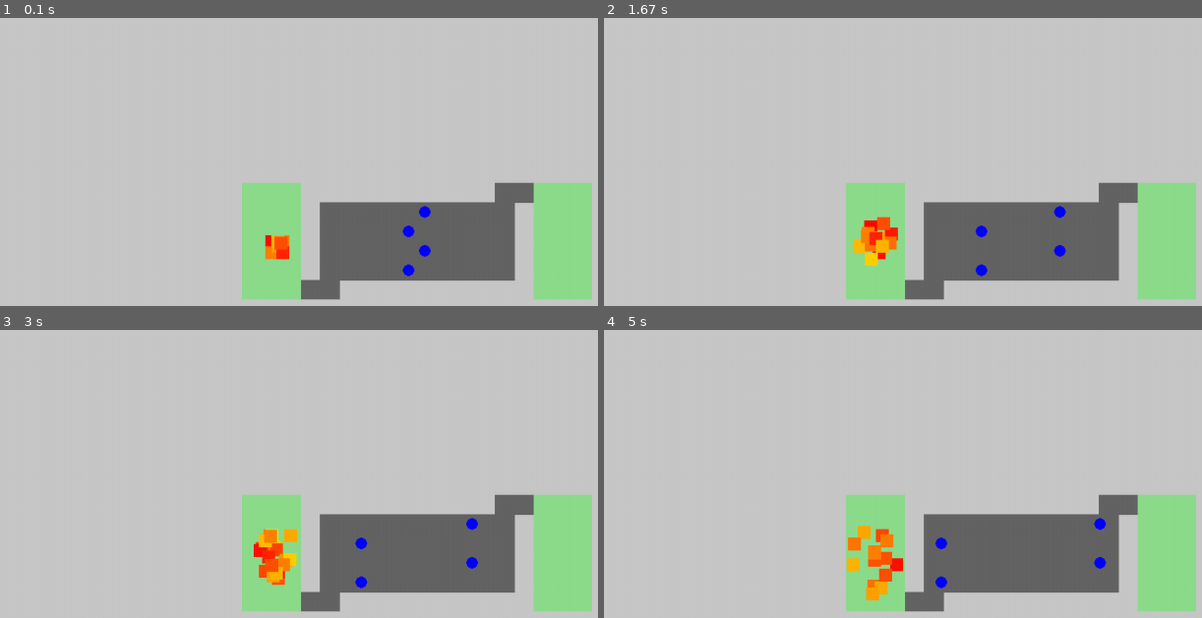
Above: before the commit, frames 1-4 (two rows, left to right).
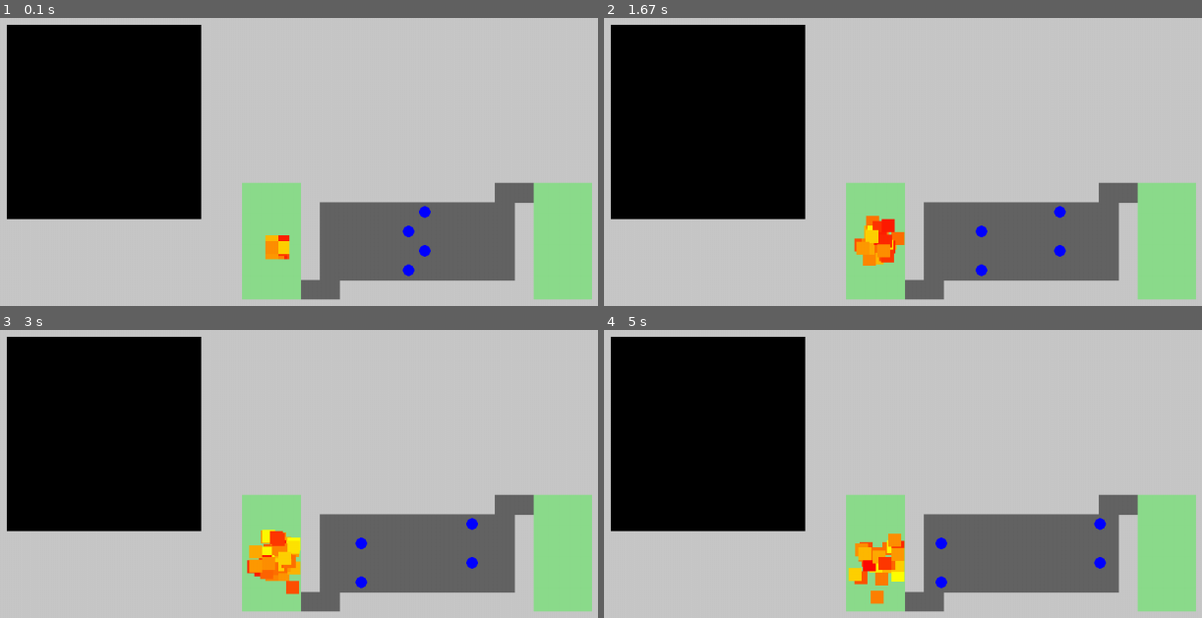
Above: after the commit, the same moments.

Repository: carolineap/hardest-pygame-ever
Game: pygame game, started from simulation.py
The game is run twice, just before and just after one commit, with the same random seed, the same clock (stepped at 60 frames per second) and the same inputs.
Inputs:
- Up to frame 1 (0.1 s): no input
- Up to frame 2 (1.67 s): no input
- Up to frame 3 (3 s): no input
- Up to frame 4 (5 s): no input

The runs differ from the first frame. In frame 1, 22% of the frame differs, in the area x 1-49%, y 2-84%; in frame 2, 23%; in frame 3, 23%; in frame 4, 24%, in the area x 1-51%, y 2-96%.

Commit message:
Added poison

Diff:
--- a/genetic_algorithm/ga.py
+++ b/genetic_algorithm/ga.py
@@ -7,11 +7,12 @@
         self.state = state
         self.best_position = 1000
         self.action_best_position = -1
+        self.poison = 0
         self.win = False
 
     def fitness(self):
-        return (1*self.best_position)+self.action_best_position #menor dist para o goal com o menor numero de acoes
-
+        return self.poison + (1*self.best_position) + self.action_best_position #menor dist para o goal com o menor numero de acoes
+#
 def crossover(s1, s2, point):
     return s1[:point] + s2[point:], s2[:point] + s1[point:]
 
@@ -45,5 +46,6 @@
         state = []
         while len(state) < n_state:
             state.extend([random.choice(list(Actions))]*random.randint(1, d)) #repeat an action at most d times
+            # state.extend([[i] * 5 for i in list(Actions)] * random.randint(1, d))  # repeat an action at most d times
         population.append(Individual(state[:n_state]))
     return population
--- a/simulation.py
+++ b/simulation.py
@@ -3,9 +3,10 @@
 import random
 
 def simulate_game():
-	population_size = 50
+	population_size = 100
 	max_iterations = 2000
 	best = None
+	worst = None
 	state_size = 15 #aumenta o tamanho do cromossomo gradativamente, cinco estados a cada cinco gerações
 	i = 0
 	j = 0
@@ -28,12 +29,16 @@
 			population[i].win = results[i][0]
 			population[i].best_position = results[i][1]
 			population[i].action_best_position = results[i][2]
+			population[i].poison = results[i][3]
 
 			if population[i].win:
 				print("Alguém venceu!!!")
 
-			if not best or best.fitness() > population[i].fitness():
+			if not best or population[i].fitness() < best.fitness():
 				best = population[i]
+
+			if not worst or population[i].fitness() > worst.fitness():
+				worst = population[i]
 
 		new_population = []
 
--- a/src/AppSimulation.py
+++ b/src/AppSimulation.py
@@ -37,12 +37,14 @@
             pygame.mixer.music.play(-1)
             pygame.mixer.music.set_volume(0.5)
 
+            self.mean_graph_surface = pygame.Surface((300, 300))
+
     def run(self, actions, n):
         self.restart()
 
         results = []
         for i in range(len(self.players)):
-            results.append([False, 1000, -1])
+            results.append([False, 1000, -1, 0])
 
         for i in range(n):
 
@@ -60,6 +62,7 @@
                     self.input_loop(actions[j][i])
 
                     results[j][0] = self.exec_loop(s_dt, j) #win
+                    results[j][3] = self.level_one.poison_player(self.players[j])
 
                     if results[j][1] > self.level_one.distance(self.players[j]):
                         results[j][1] = self.level_one.distance(self.players[j]) #get value and action for best position (closest to the goal)
@@ -119,6 +122,10 @@
         for enemy in self.enemies:
             enemy.draw_enemy(self.level_one.surface)
 
-        self.main_screen.update_screen(self.level_one)
+        self.main_screen.update_screen(self.level_one, self.mean_graph_surface)
 
         pygame.display.update()
+
+    def update_mean_graph(self, fig_mean_file):
+        mean_graph = pygame.image.load(fig_mean_file)
+        self.mean_graph_surface.blit(mean_graph, (0, 0))
--- a/src/LevelOne.py
+++ b/src/LevelOne.py
@@ -145,9 +145,19 @@
         #
         # return False
 
+    def poison_player(self, player):
+        if self.init_area.contains(player.get_rect()):
+            player.poison = min(player.poison + 0.1, 600)
+        else:
+            player.poison = max(player.poison - 0.5, 0)
+
+        return player.poison
+
     def distance(self, player):
         if self.init_area.contains(player.get_rect()):
-            return player.position.distance_to(self.init_bridge) + self.init_bridge.distance_to(self.end_bridge)
+            return 4 * player.position.distance_to(self.init_bridge) + self.init_bridge.distance_to(self.end_bridge)
+        elif self.end_area.contains(player.get_rect()):
+            return 1
 
         return player.position.distance_to(self.end_bridge)
 
--- a/src/Player.py
+++ b/src/Player.py
@@ -19,6 +19,8 @@
         self.current_level = None
 
         self.dead = False
+
+        self.poison = 0
 
     def set_init_pos(self, init_pos_vec : pygame.Vector2):
         self.position = init_pos_vec
--- a/src/Screen.py
+++ b/src/Screen.py
@@ -11,9 +11,11 @@
         self.screen = pygame.display.set_mode((width, height))
         self.screen.fill(self.background_color)
 
-    def update_screen(self, level):
+    def update_screen(self, level, mean_graph_surface):
         self.screen.fill(self.background_color)
 
         level_screen_x = math.ceil((self.width - level.width) / 2)
         level_screen_y = math.ceil((self.height - level.height) / 2)
         self.screen.blit(level.surface, (level_screen_x, level_screen_y))
+
+        self.screen.blit(mean_graph_surface, (50, 50))
